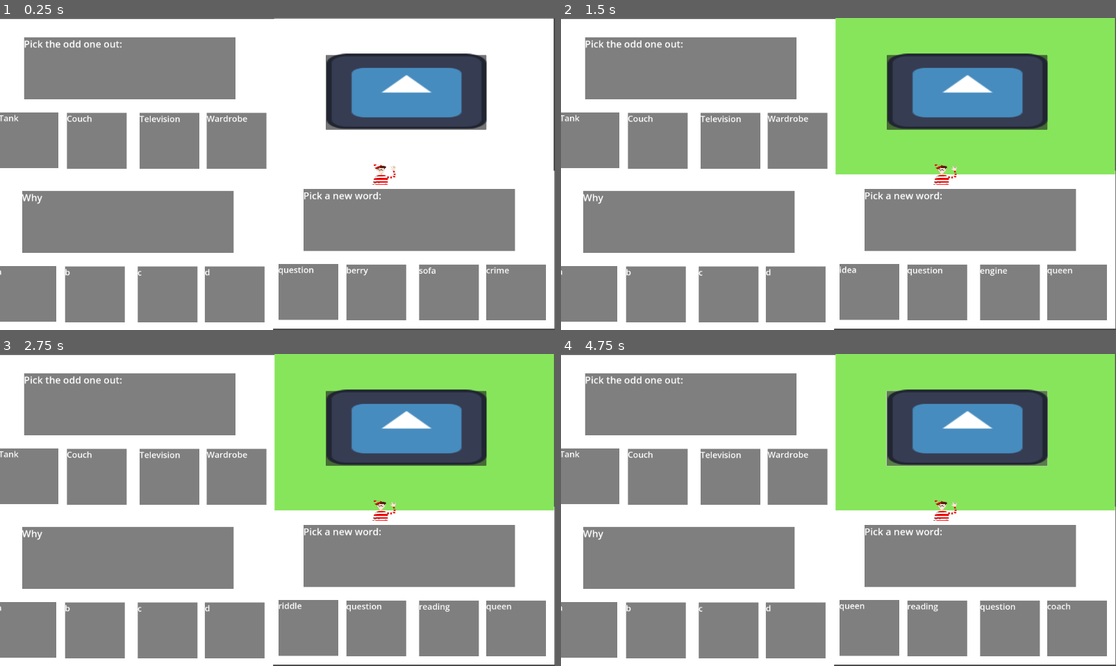
Above: before the commit, frames 1-4 (two rows, left to right).
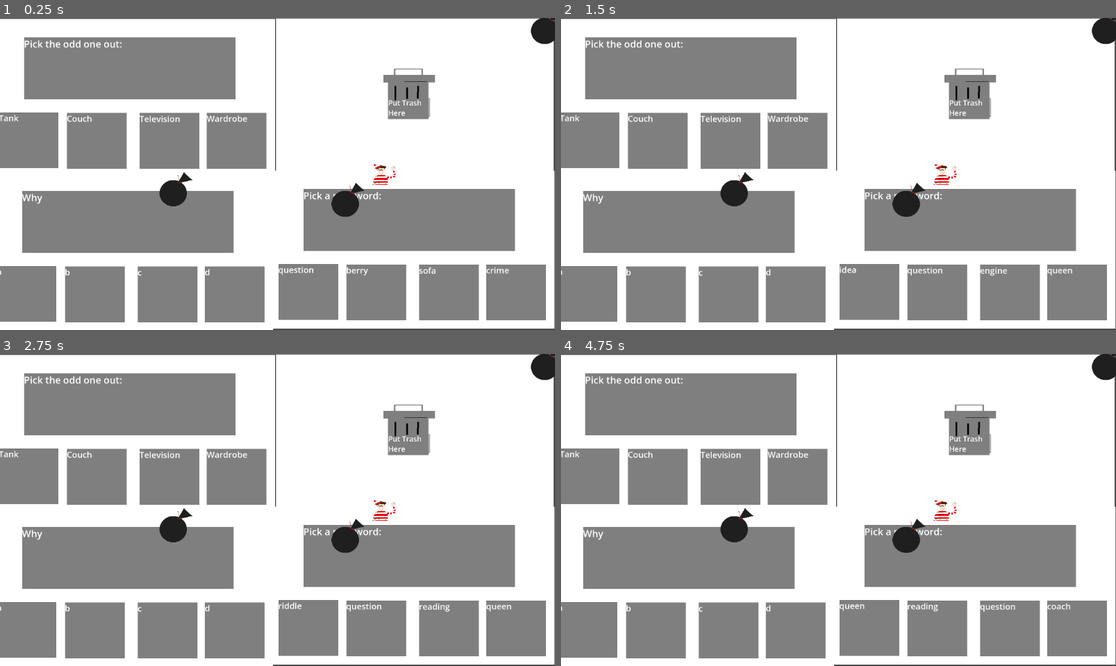
Above: after the commit, the same moments.

Repository: IanM-Anderson/Voltron-Season-9
Game: Godot game, scene res://world.tscn
The game is run twice, just before and just after one commit, with the same random seed, the same clock (stepped at 60 frames per second) and the same inputs. The project has no main scene, so this scene is started directly. The engine's default icon, where the game draws it, is replaced by a stand-in: a white triangle on a blue panel in a dark square.
Inputs (mouse positions are in pixels of both pictures, inside the frame that each line leads up to):
- Up to frame 1 (0.25 s): no input
- Up to frame 2 (1.5 s): click (966, 92) at 0.52 s; click (866, 292) at 1.27 s
- Up to frame 3 (2.75 s): click (516, 628) at 2.02 s
- Up to frame 4 (4.75 s): click (1010, 628) at 2.77 s; click (938, 628) at 3.52 s; click (966, 428) at 4.27 s

The runs differ from the first frame. In frame 1, 8.3% of the frame differs, in the area x 28-100%, y 0-64%; in frame 2, 26%; in frame 3, 26%; in frame 4, 26%.

Commit message:
Add files via upload

Diff:
--- /dev/null
+++ b/voltron-season-9/trash.gd
@@ -0,0 +1,28 @@
+extends Area2D
+
+var moveable = false
+var speed = 10
+
+func _ready() -> void:
+	pickPos()
+
+func _process(delta: float) -> void:
+	if moveable:
+		var vect = get_global_mouse_position() - position
+		position += vect * speed * delta
+
+
+func pickPos():
+	var screenSize = get_viewport().get_visible_rect().size
+	var rng = RandomNumberGenerator.new()
+	var rndX = rng.randi_range(0, screenSize.x - 10)
+	var rndY = rng.randi_range(0, screenSize.y - 10)
+
+	position = Vector2(rndX, rndY)
+
+func _on_button_button_down() -> void:
+	moveable = true
+
+
+func _on_button_button_up() -> void:
+	moveable = false
--- /dev/null
+++ b/voltron-season-9/trash.tscn
@@ -0,0 +1,28 @@
+[gd_scene load_steps=4 format=3 uid="uid://1rvj34eh8k03"]
+
+[ext_resource type="Script" path="res://trash.gd" id="1_4ha33"]
+[ext_resource type="Texture2D" uid="uid://csjvtlf4lfqig" path="res://BagOfGarbage.png" id="2_c32k5"]
+
+[sub_resource type="CircleShape2D" id="CircleShape2D_jpp5s"]
+radius = 39.0512
+
+[node name="Trash" type="Area2D"]
+script = ExtResource("1_4ha33")
+
+[node name="Sprite2D" type="Sprite2D" parent="."]
+position = Vector2(1, 1)
+scale = Vector2(0.310127, 0.275779)
+texture = ExtResource("2_c32k5")
+
+[node name="CollisionShape2D" type="CollisionShape2D" parent="."]
+shape = SubResource("CircleShape2D_jpp5s")
+
+[node name="Button" type="Button" parent="."]
+offset_left = -38.0
+offset_top = -40.0
+offset_right = 38.0
+offset_bottom = 39.0
+flat = true
+
+[connection signal="button_down" from="Button" to="." method="_on_button_button_down"]
+[connection signal="button_up" from="Button" to="." method="_on_button_button_up"]
--- /dev/null
+++ b/voltron-season-9/trash_game.gd
@@ -0,0 +1,34 @@
+extends Node2D
+
+var trashIn = 0
+var won = false
+var wait = false
+
+
+# Called every frame. 'delta' is the elapsed time since the previous frame.
+func _process(delta: float) -> void:
+	if trashIn == 3:
+		won = true
+		get_node("Background").visible = false
+		get_node("Win").visible = true
+
+
+func _on_trash_can_area_entered(area: Area2D) -> void:
+	# hide the trash that entered
+	area.visible = false
+	if !wait:
+		print("We cleaned")
+		trashIn += 1
+		wait = true
+		get_node("Timer").start()
+
+
+func reset():
+	won = false
+	get_node("Background").visible = true
+	get_node("Win").visible = false
+
+
+func _on_timer_timeout() -> void:
+	wait = false
+	get_node("Timer").stop()
--- /dev/null
+++ b/voltron-season-9/trash_game.tscn
@@ -0,0 +1,50 @@
+[gd_scene load_steps=6 format=3 uid="uid://c2oagfhpnn21m"]
+
+[ext_resource type="Script" path="res://trash_game.gd" id="1_xlg0n"]
+[ext_resource type="Texture2D" uid="uid://buyxgamoe2s6t" path="res://TrashCan.png" id="3_xt383"]
+[ext_resource type="Texture2D" uid="uid://t0s2vvl2tru4" path="res://Untitled.png" id="4_o0fos"]
+[ext_resource type="Texture2D" uid="uid://70unkr46ygy4" path="res://Win.png" id="5_06ng6"]
+
+[sub_resource type="RectangleShape2D" id="RectangleShape2D_g16by"]
+size = Vector2(171.5, 126.5)
+
+[node name="TrashGameScreen" type="Node2D"]
+script = ExtResource("1_xlg0n")
+
+[node name="TrashCan" type="Area2D" parent="."]
+
+[node name="CollisionShape2D" type="CollisionShape2D" parent="TrashCan"]
+position = Vector2(551, 307)
+shape = SubResource("RectangleShape2D_g16by")
+
+[node name="Sprite2D" type="Sprite2D" parent="TrashCan/CollisionShape2D"]
+position = Vector2(-0.500007, 0)
+scale = Vector2(1.42969, 1)
+texture = ExtResource("3_xt383")
+
+[node name="RichTextLabel" type="RichTextLabel" parent="TrashCan"]
+offset_left = 464.0
+offset_top = 323.0
+offset_right = 637.0
+offset_bottom = 403.0
+theme_override_font_sizes/normal_font_size = 30
+text = "Put Trash Here"
+
+[node name="Background" type="Sprite2D" parent="."]
+z_index = -10
+position = Vector2(574.5, 322)
+scale = Vector2(0.667245, 0.607407)
+texture = ExtResource("4_o0fos")
+
+[node name="Win" type="Sprite2D" parent="."]
+visible = false
+z_index = -10
+position = Vector2(579, 324)
+scale = Vector2(0.670139, 0.609259)
+texture = ExtResource("5_06ng6")
+
+[node name="Timer" type="Timer" parent="."]
+wait_time = 0.5
+
+[connection signal="area_entered" from="TrashCan" to="." method="_on_trash_can_area_entered"]
+[connection signal="timeout" from="Timer" to="." method="_on_timer_timeout"]
--- /dev/null
+++ b/voltron-season-9/trash_spawn.gd
@@ -0,0 +1,19 @@
+extends Node2D
+
+
+# Called when the node enters the scene tree for the first time.
+func _ready() -> void:
+	pass # Replace with function body.
+
+
+# Called every frame. 'delta' is the elapsed time since the previous frame.
+func _process(delta: float) -> void:
+	pass
+
+func reset():
+	get_node("Trash").pickPos()
+	get_node("Trash").visible = true
+	get_node("Trash2").pickPos()
+	get_node("Trash2").visible = true
+	get_node("Trash3").pickPos()
+	get_node("Trash3").visible = true
--- /dev/null
+++ b/voltron-season-9/trash_spawn.tscn
@@ -0,0 +1,13 @@
+[gd_scene load_steps=3 format=3 uid="uid://n32hmpdplobh"]
+
+[ext_resource type="PackedScene" uid="uid://1rvj34eh8k03" path="res://trash.tscn" id="1_bm5wk"]
+[ext_resource type="Script" path="res://trash_spawn.gd" id="1_hko6k"]
+
+[node name="TrashSpawn" type="Node2D"]
+script = ExtResource("1_hko6k")
+
+[node name="Trash" parent="." instance=ExtResource("1_bm5wk")]
+
+[node name="Trash2" parent="." instance=ExtResource("1_bm5wk")]
+
+[node name="Trash3" parent="." instance=ExtResource("1_bm5wk")]
--- a/voltron-season-9/world.gd
+++ b/voltron-season-9/world.gd
@@ -5,8 +5,8 @@
 func _process(delta: float) -> void:
 	if get_node("MultiChoice").won == true:
 		print("Trivia Win")
-	if get_node("ButtonGame").won == true:
-		print("Button Win")
+	#if get_node("ButtonGame").won == true:
+		#print("Button Win")
 	if get_node("OddOneOut").won == true:
 		print("Odd Win")
 	if get_node("UniqueWords").won == true:
--- a/voltron-season-9/world.tscn
+++ b/voltron-season-9/world.tscn
@@ -1,18 +1,15 @@
-[gd_scene load_steps=7 format=3 uid="uid://dj40csj8nm486"]
+[gd_scene load_steps=8 format=3 uid="uid://dj40csj8nm486"]
 
 [ext_resource type="Script" path="res://world.gd" id="1_fvtcq"]
 [ext_resource type="PackedScene" uid="uid://c3f1o5m580aum" path="res://Trivia.tscn" id="1_m2h1q"]
 [ext_resource type="PackedScene" uid="uid://dk8o187c1bo13" path="res://unique_words.tscn" id="2_soey6"]
-[ext_resource type="PackedScene" uid="uid://c27dc6ptnl4ow" path="res://button_game.tscn" id="3_vif0h"]
 [ext_resource type="PackedScene" uid="uid://c180wu80c5yw0" path="res://odd_one_out.tscn" id="4_huule"]
 [ext_resource type="PackedScene" uid="uid://cccenau78j70o" path="res://waldo.tscn" id="6_7k5qa"]
+[ext_resource type="PackedScene" uid="uid://c2oagfhpnn21m" path="res://trash_game.tscn" id="6_11sia"]
+[ext_resource type="PackedScene" uid="uid://n32hmpdplobh" path="res://trash_spawn.tscn" id="6_tojm8"]
 
 [node name="World" type="Node2D"]
 script = ExtResource("1_fvtcq")
-
-[node name="ButtonGame" parent="." instance=ExtResource("3_vif0h")]
-position = Vector2(838, 149)
-scale = Vector2(0.5, 0.5)
 
 [node name="UniqueWords" parent="." instance=ExtResource("2_soey6")]
 position = Vector2(570, 321)
@@ -27,3 +24,9 @@
 scale = Vector2(0.5, 0.5)
 
 [node name="Waldo" parent="." instance=ExtResource("6_7k5qa")]
+
+[node name="TrashSpawn" parent="." instance=ExtResource("6_tojm8")]
+
+[node name="TrashGameScreen" parent="." instance=ExtResource("6_11sia")]
+position = Vector2(574, 4)
+scale = Vector2(0.5, 0.5)
Binary file added: voltron-season-9/BagOfGarbage.png
Not shown, added: voltron-season-9/BagOfGarbage.png.import
Binary file added: voltron-season-9/TrashCan.png
Not shown, added: voltron-season-9/TrashCan.png.import
